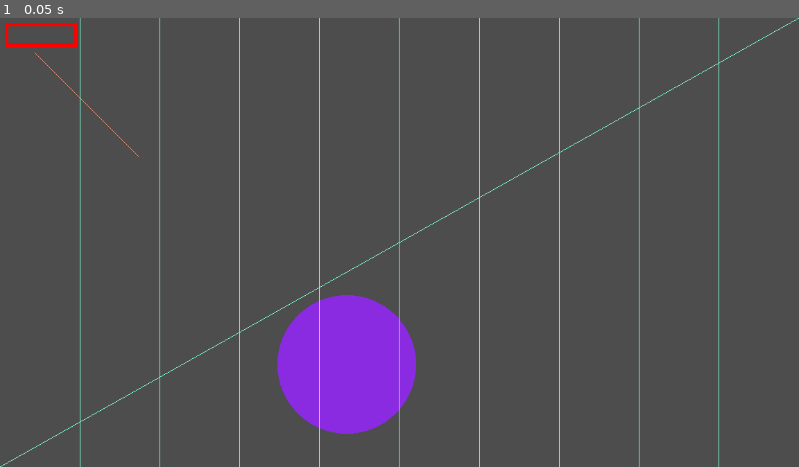
Above: before the commit, frame 1.
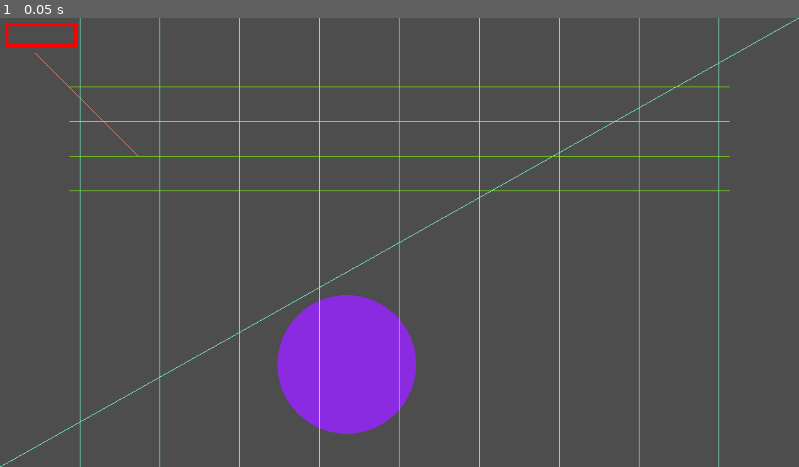
Above: after the commit, the same moment.

Repository: skooter500/GP-2024
Game: Godot game, scene res://loops.tscn
The game is run twice, just before and just after one commit, with the same random seed, the same clock (stepped at 60 frames per second) and the same inputs. The project has no main scene, so this scene is started directly.
Inputs:
- Up to frame 1 (0.05 s): no input

The runs differ from the first frame. In frame 1, 0.9% of the frame differs, in the area x 8-92%, y 15-39%.

Commit message:
its working? what is going awn

Diff:
--- a/week1/loops1/loops.gd
+++ b/week1/loops1/loops.gd
@@ -36,4 +36,11 @@
 
 	for i in range(num_lines):
 		draw_line(Vector2(i * w, 0), Vector2(i * w, s.x), Color.AQUAMARINE)
+
+	var num_h_lines = 4
+	var gap = 50
+	var border = 100
+
+	for i in range(4):
+		draw_line(Vector2(border, border + gap * i), Vector2(v.size.x - border, border + gap * i), Color.CHARTREUSE)
 	pass
